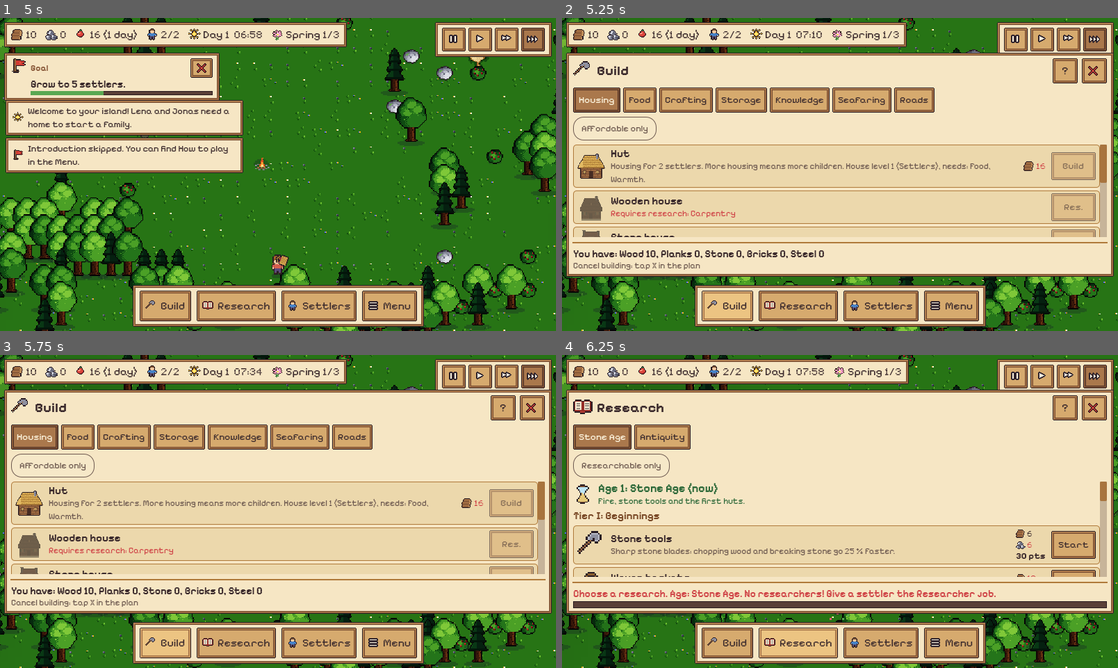
Above: before the commit, frames 1-4 (two rows, left to right).
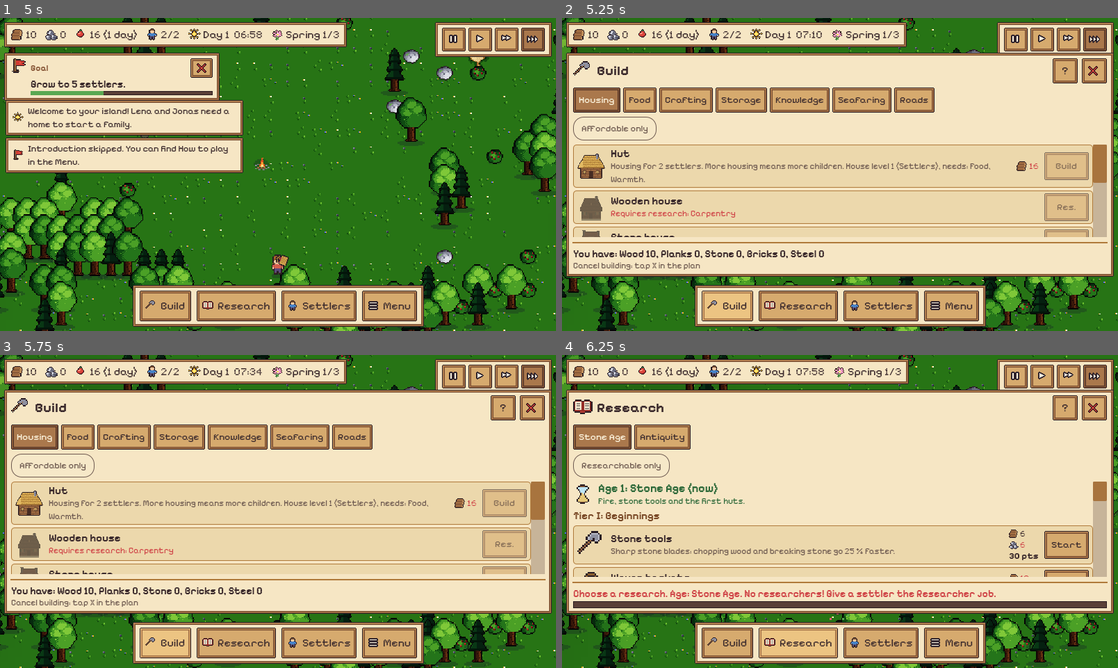
Above: after the commit, the same moments.

Repository: roderichpralle-a11y/New_World
Game: Godot game, scene res://scenes/main.tscn
Two runs of this game, one before a commit and one after it. Both use one fixed random seed, a clock stepped at 60 frames per second and the inputs below.
Inputs (mouse positions are in pixels of both pictures, inside the frame that each line leads up to):
- Up to frame 1 (5 s): click "Start game" at 0.5 s; click "Skip" at 1.25 s; click (455, 39) at 2.02 s; click (478, 39) at 2.77 s; click (505, 39) at 3.52 s; click (533, 39) at 4.27 s
- Up to frame 2 (5.25 s): click "Build" at 5 s
- Up to frame 3 (5.75 s): no input
- Up to frame 4 (6.25 s): click "Research" at 5.75 s

Frame 1 is identical in both runs. In frame 2, 1.1% of the frame differs, in the area x 81-97%, y 40-70%; in frame 3, 1.1%; in frame 4, 1.0%.

Commit message:
Scroll-Griff doppelt so breit
Co-Authored-By: Claude Sonnet 5.5 <noreply@anthropic.com>
Claude-Session: https://claude.ai/code/session_01LxU4125AJ5QeeYLypLgmQB

Diff:
--- a/scripts/ui/exam_view.gd
+++ b/scripts/ui/exam_view.gd
@@ -94,7 +94,7 @@
 	scroll.custom_minimum_size = Vector2(330, 290)
 	v.add_child(scroll)
 	var m := MarginContainer.new()  # Abstand rechts fuer die Bildlaufleiste
-	m.add_theme_constant_override("margin_right", 14)
+	m.add_theme_constant_override("margin_right", 24)
 	m.size_flags_horizontal = Control.SIZE_EXPAND_FILL
 	scroll.add_child(m)
 	var box := VBoxContainer.new()
--- a/scripts/ui/quest_view.gd
+++ b/scripts/ui/quest_view.gd
@@ -42,7 +42,7 @@
 	scroll.custom_minimum_size = Vector2(330, 330)
 	v.add_child(scroll)
 	var m := MarginContainer.new()  # Abstand rechts fuer die Bildlaufleiste
-	m.add_theme_constant_override("margin_right", 14)
+	m.add_theme_constant_override("margin_right", 24)
 	m.size_flags_horizontal = Control.SIZE_EXPAND_FILL
 	scroll.add_child(m)
 	var box := VBoxContainer.new()
--- a/scripts/ui/ui_theme.gd
+++ b/scripts/ui/ui_theme.gd
@@ -78,13 +78,13 @@
 	# Scrollleiste
 	var sbg := StyleBoxFlat.new()
 	sbg.bg_color = Color(0.35, 0.25, 0.2, 0.3)
-	sbg.content_margin_left = 5
-	sbg.content_margin_right = 5
+	sbg.content_margin_left = 10
+	sbg.content_margin_right = 10
 	var sg := StyleBoxFlat.new()
 	sg.bg_color = Color("#a8743e")
 	sg.set_corner_radius_all(2)
-	sg.content_margin_left = 5
-	sg.content_margin_right = 5
+	sg.content_margin_left = 10
+	sg.content_margin_right = 10
 	t.set_stylebox("scroll", "VScrollBar", sbg)
 	t.set_stylebox("grabber", "VScrollBar", sg)
 	t.set_stylebox("grabber_highlight", "VScrollBar", sg)
